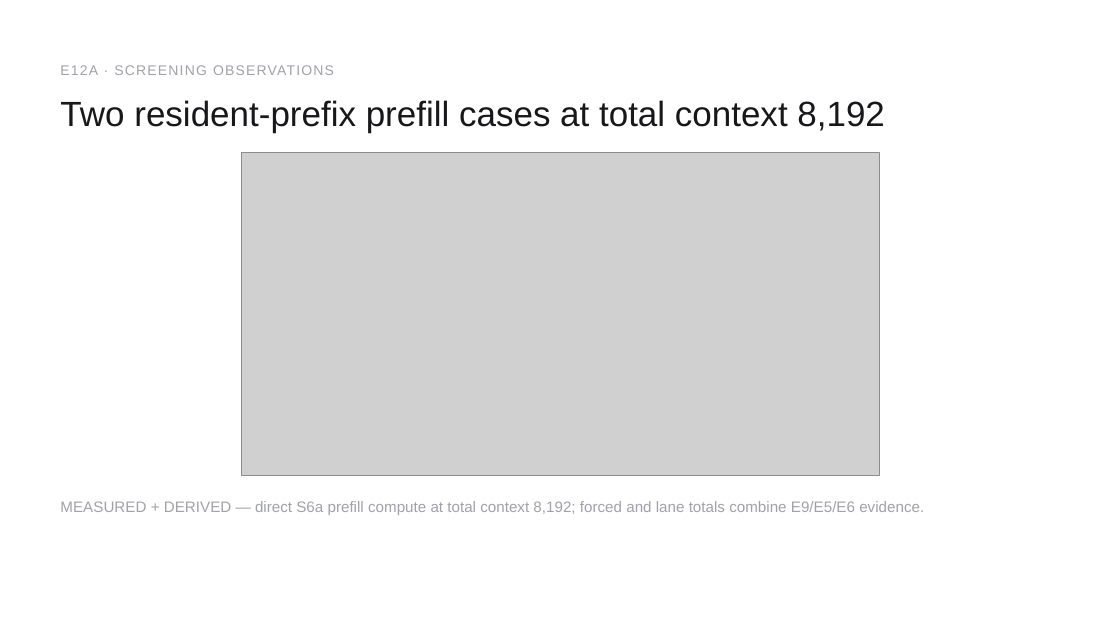
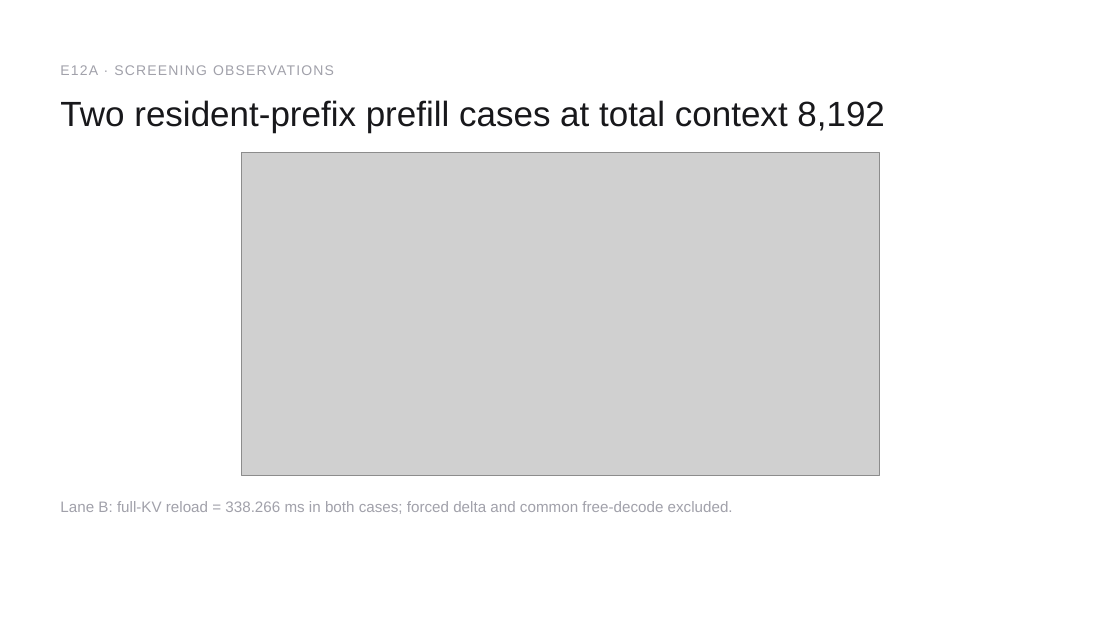
Before and after one commit to happyandslow/agent-memory, a slide deck: slide 14 of projects/WaferEngine-staging/meetings/2026-08-02.pptx. Drawn at 1120x630 pixels with LibreOffice and Linux fonts; fonts in the diff are those of the drawing; grey boxes stand for pictures. Boxes give left, top, right and bottom in pixels: in the first picture for what was removed or moved away, otherwise in the second. Text is boxed around its words. In the diff, an @@ line names an element or a change of style, - is before the commit and + after.

Commit message:
update slides

```diff
--- a/projects/WaferEngine-staging/meetings/2026-08-02.pptx
+++ b/projects/WaferEngine-staging/meetings/2026-08-02.pptx
@@ text at [60, 501, 733, 514]: text changed @@
-MEASURED + DERIVED — direct S6a prefill compute at total context 8,192; forced and lane totals combine E9/E5/E6 evidence.
+Lane B: full-KV reload = 338.266 ms in both cases; forced delta and common free-decode excluded.
```
Also in this commit, not shown: 1 slide added, 7 other files.
